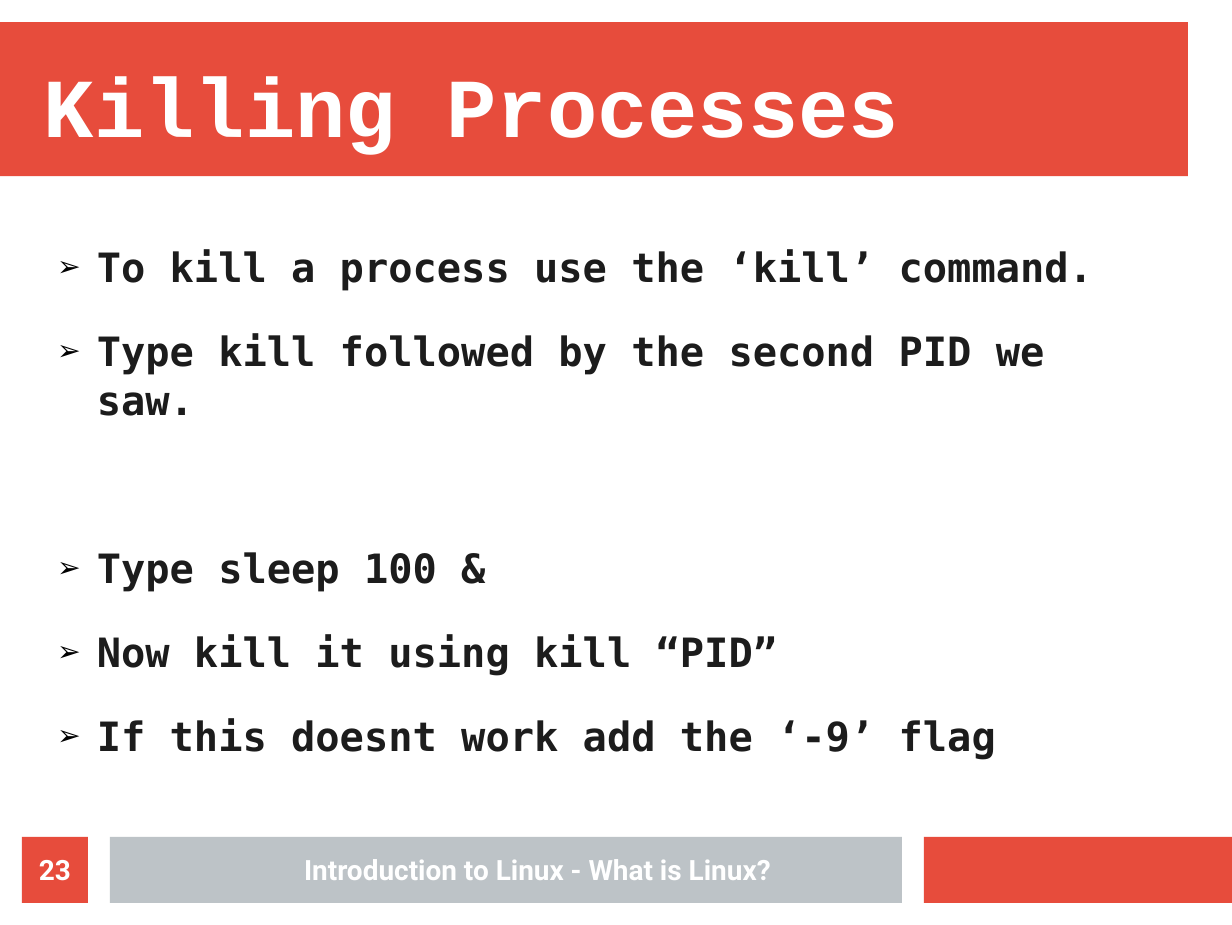
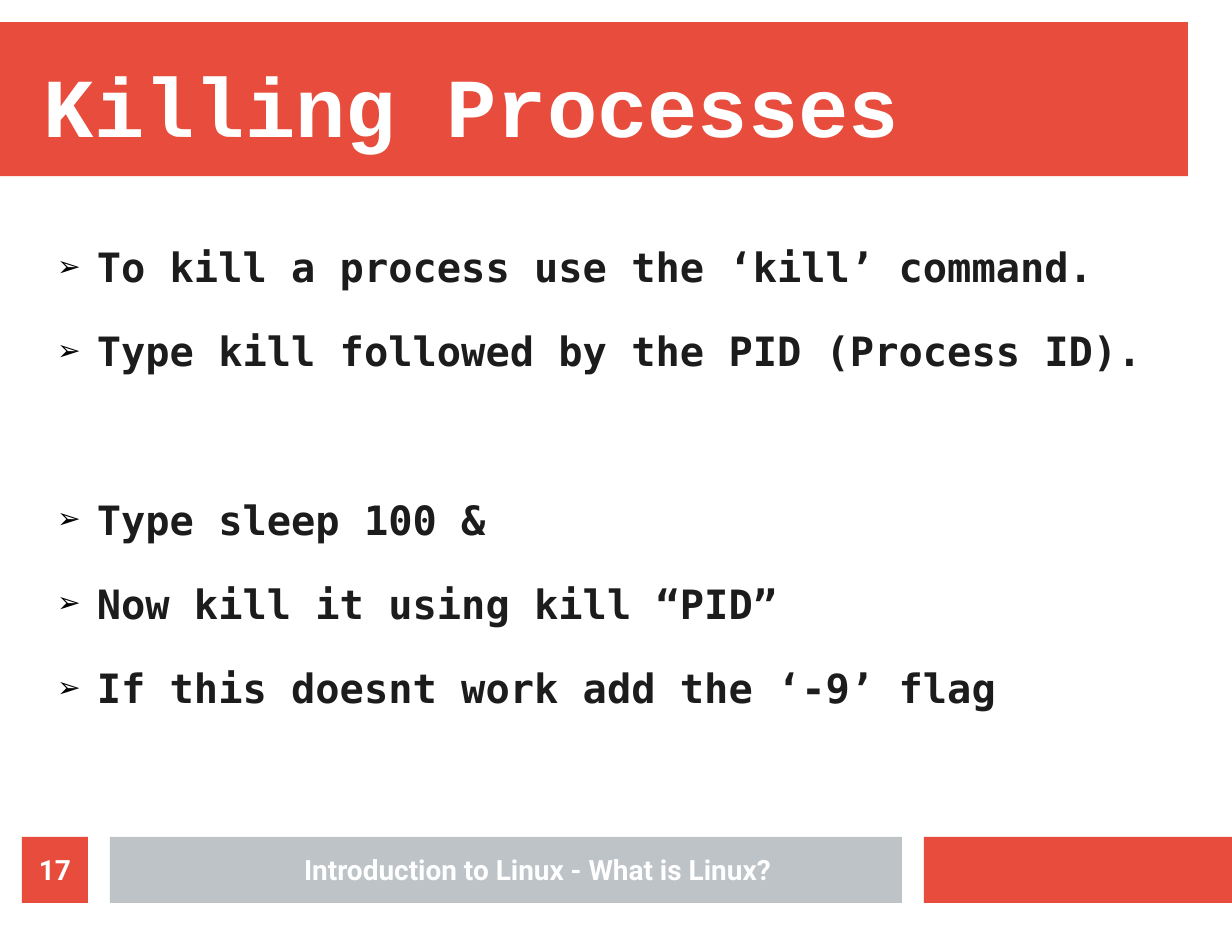
Before and after one commit to Nhlakanipho-Biyela/Intro_To_Linux_Course, a slide deck: slide 17 of Lecture_Slides/Lecture_4/ITL_Lecture_4_Processes.odp (slide 23 before the commit). Drawn at 1232x925 pixels with LibreOffice and Linux fonts; fonts in the diff are those of the drawing; background and template pictures are left out. Boxes give left, top, right and bottom in pixels: in the first picture for what was removed or moved away, otherwise in the second. Text is boxed around its words. In the diff, an @@ line names an element or a change of style, - is before the commit and + after.

```diff
--- a/Lecture_Slides/Lecture_4/ITL_Lecture_4_Processes.odp
+++ b/Lecture_Slides/Lecture_4/ITL_Lecture_4_Processes.odp
@@ text at [97,333,1141,375]: text changed @@
-➢ Type kill followed by the second PID we saw.
+➢ Type kill followed by the PID (Process ID).
@@ page number at [39,860,71,880]: text changed @@
-23
+17
```
Also in this commit, not shown: 2 other slides changed, 6 slides removed, 1 other file.
